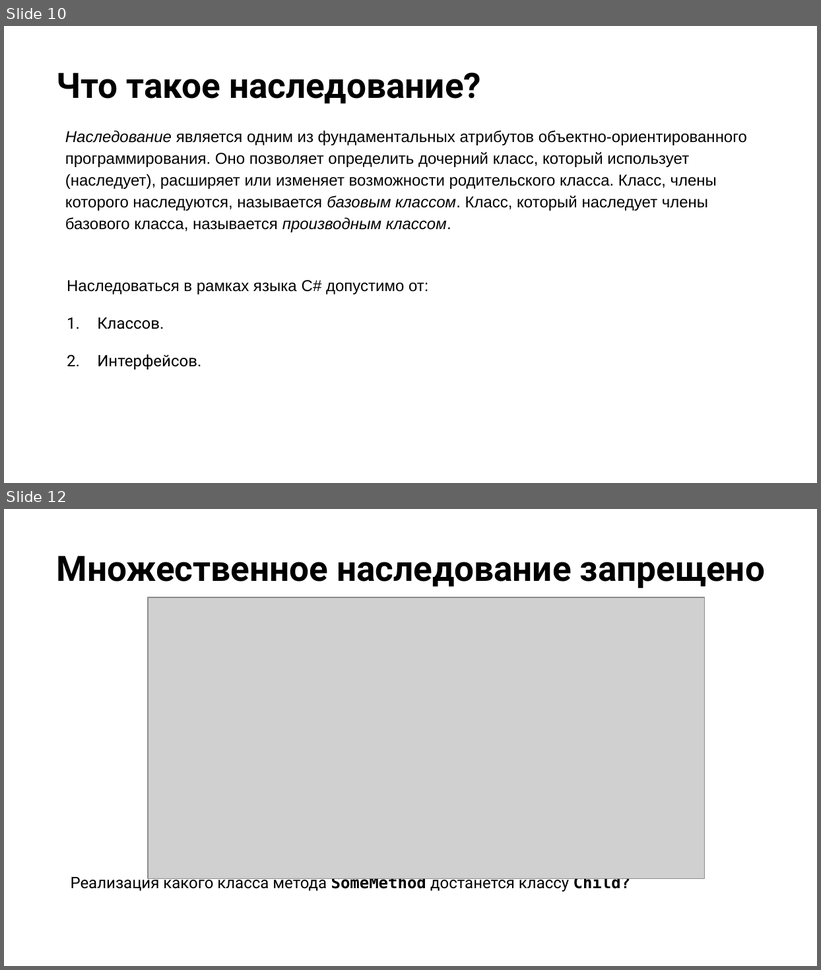
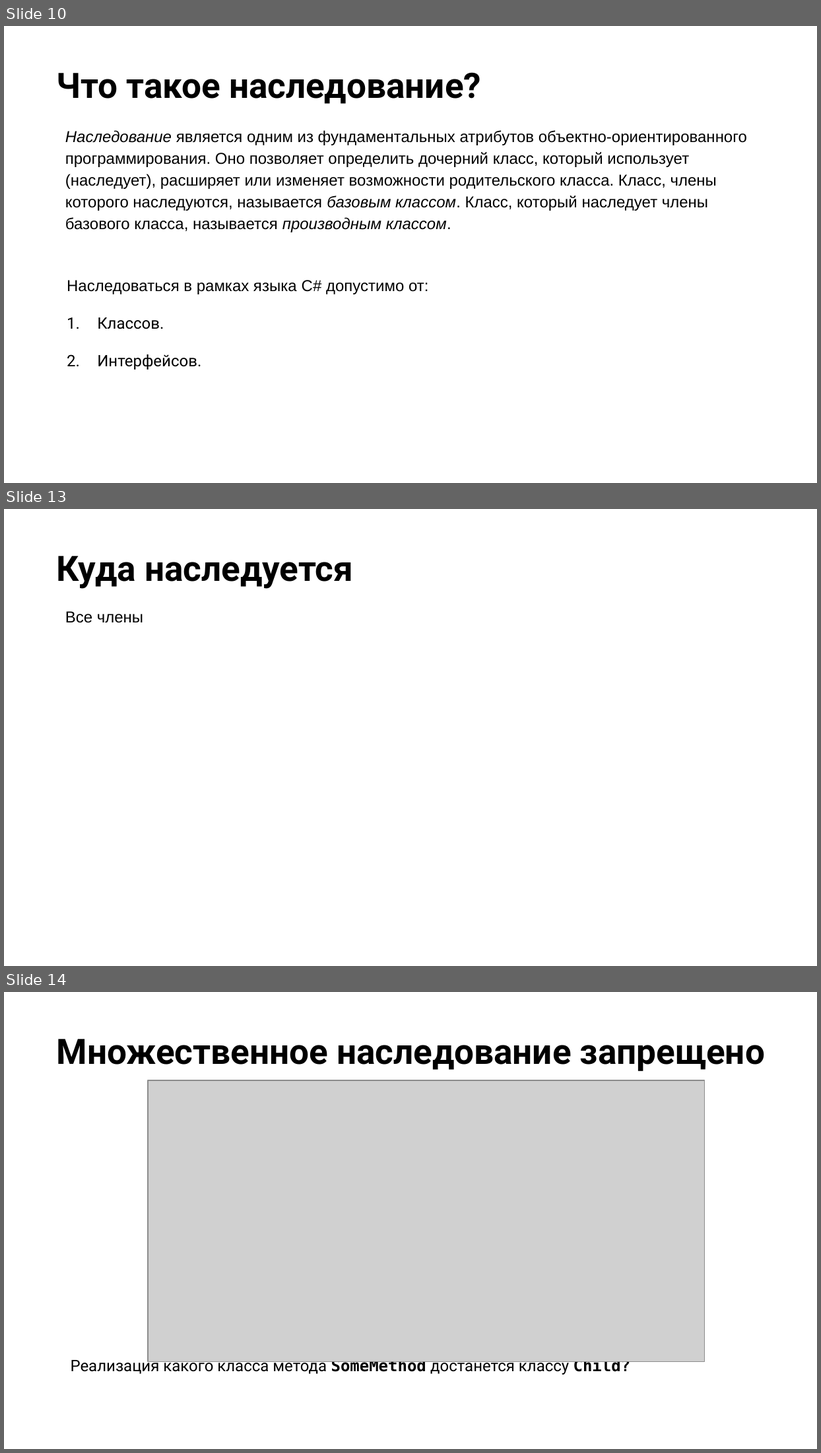
Before and after one commit to NilovPavel/OOP, a slide deck: ООП.pptx. Shown one above the other, each under a label of ours: slides 10 and 12 before the commit, slides 10, 13 and 14 after it; the slides between them are not shown. The pictures are 821x970 and 821x1453 pixels, drawn with LibreOffice and Linux fonts; fonts in the diff are those of the drawing; grey boxes stand for pictures; background and template pictures are left out. Boxes give left, top, right and bottom in pixels: in the first picture for what was removed or moved away, otherwise in the second. Text is boxed around its words. In the diff, an @@ line names an element or a change of style, - is before the commit and + after.

```diff
--- a/ООП.pptx
+++ b/ООП.pptx
@@ slide 13 added at bbox=[4, 509, 817, 966], background picture (left out) @@
@@ title added at bbox=[57, 556, 353, 589], 31 pt, text #000000, bold @@
+Куда наследуется
@@ text added at bbox=[65, 611, 143, 623], 14 pt, text #000000 @@
+Все члены
@@ what was slide 12 is now slide 14 @@
```
Also in this commit, not shown: 2 slides changed, 2 other slides added, 1 slide removed, 6 other files.
